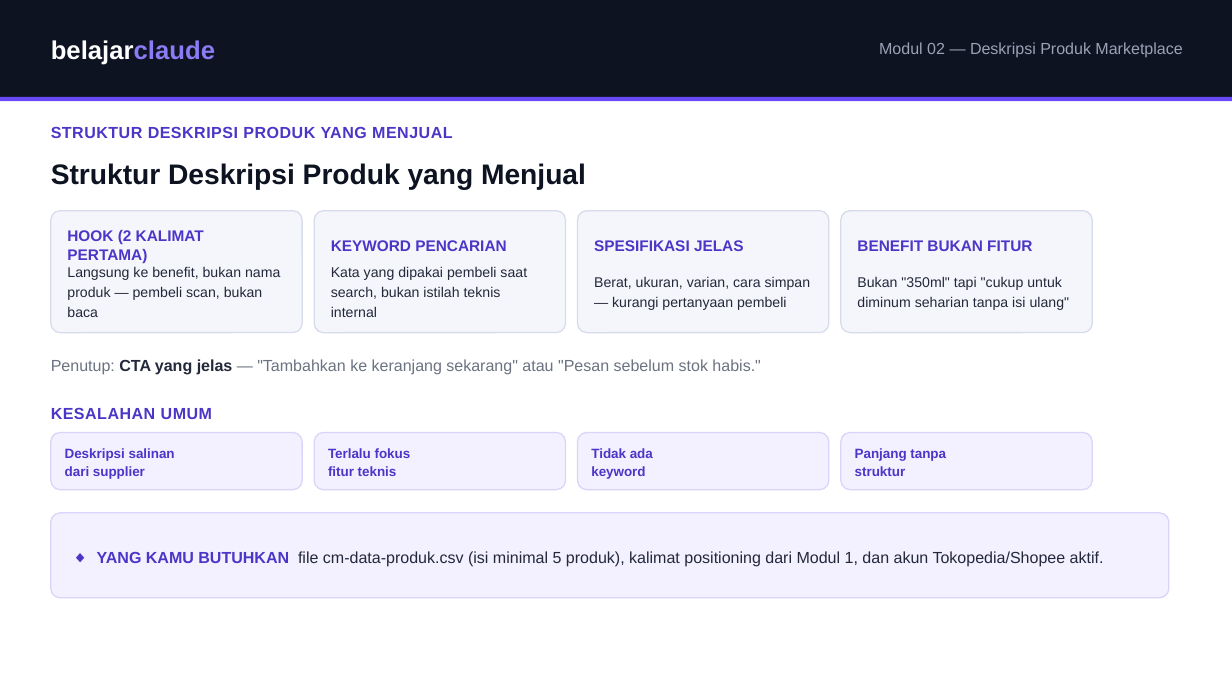
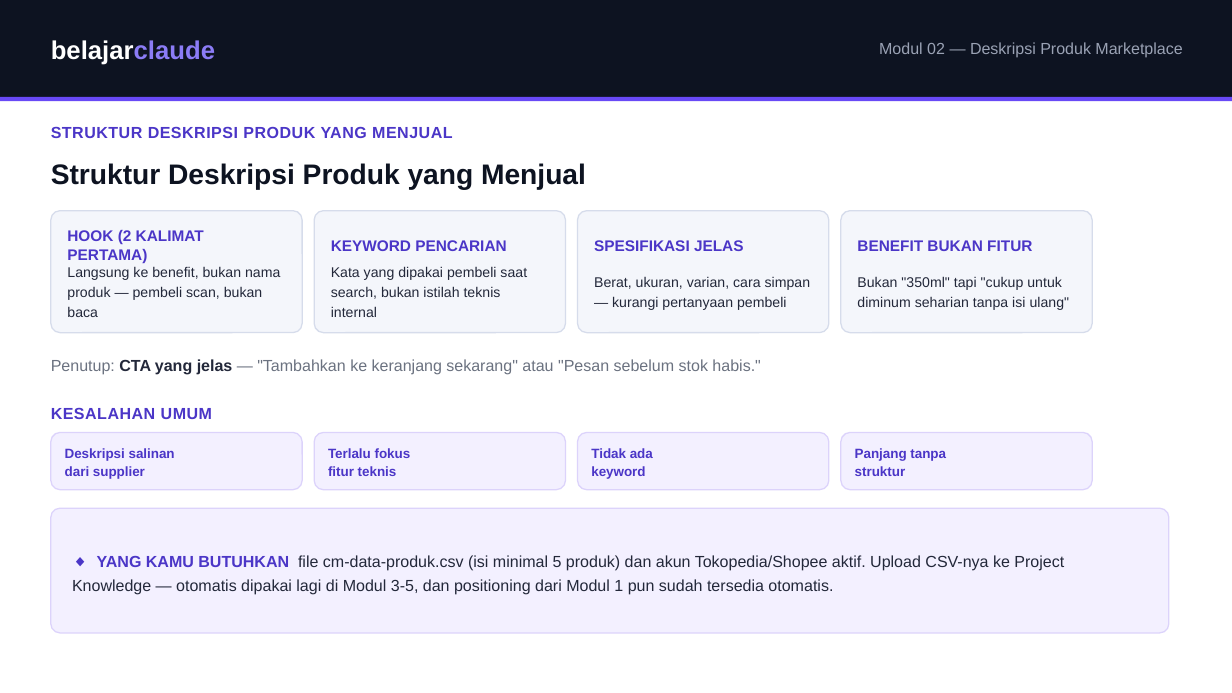
Before and after one commit to juliautomo/belajar-claude, a slide deck: slide 2 of Content-Marketing/M02-Deskripsi-Produk/K3-M02-Deskripsi-Produk.pptx. Drawn at 1232x693 pixels with LibreOffice and Linux fonts; fonts in the diff are those of the drawing. Boxes give left, top, right and bottom in pixels: in the first picture for what was removed or moved away, otherwise in the second. Text is boxed around its words. In the diff, an @@ line names an element or a change of style, - is before the commit and + after.

Commit message:
M02: use Project Knowledge for product catalog continuity (positioning M1 + katalog M2 both auto-carry to M3-5); ripple fix to M3; update PPTX + outline xlsx to match

```diff
--- a/Content-Marketing/M02-Deskripsi-Produk/K3-M02-Deskripsi-Produk.pptx
+++ b/Content-Marketing/M02-Deskripsi-Produk/K3-M02-Deskripsi-Produk.pptx
@@ rounded rectangle: place and size @@
-rounded rectangle at (51,513,1169,598)
+rounded rectangle at (51,508,1169,633)
@@ rounded rectangle at (51,508,1169,633): proportions changed @@
@@ text at (72,555,1064,595): text changed @@
-◆ YANG KAMU BUTUHKAN file cm-data-produk.csv (isi minimal 5 produk), kalimat positioning dari Modul 1, dan akun Tokopedia/Shopee aktif.
+◆ YANG KAMU BUTUHKAN file cm-data-produk.csv (isi minimal 5 produk) dan akun Tokopedia/Shopee aktif. Upload CSV-nya ke Project Knowledge — otomatis dipakai lagi di Modul 3-5, dan positioning dari Modul 1 pun sudah tersedia otomatis.
```
Also in this commit, not shown: 3 other slides changed, 2 other files.
